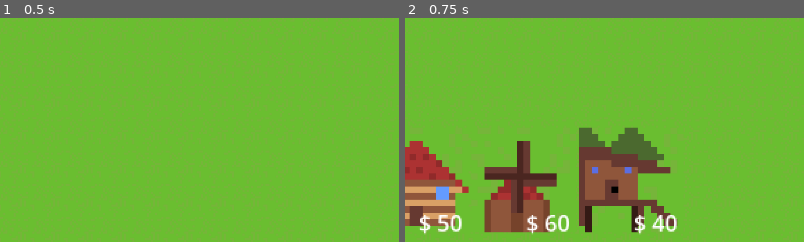
Above: before the commit, frames 1-2 (left to right).
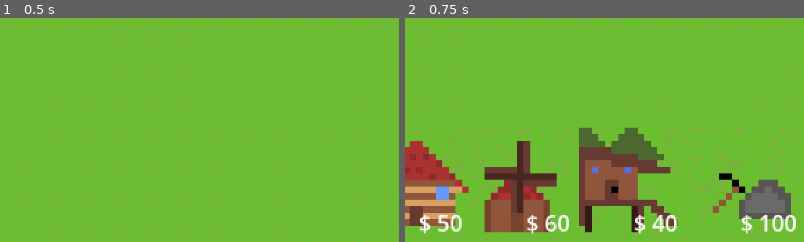
Above: after the commit, the same moments.

Repository: Dev-Karol1111/village
Game: Godot game, scene res://scenes/map.tscn
Same seed, same stepped clock (60 frames per second), same inputs: the game is played once before the commit and once after it.
Inputs (mouse positions are % of the whole screen's width and height, from its top left):
- Up to frame 1 (0.5 s): no input
- Up to frame 2 (0.75 s): click (93, 11) at 0.5 s
The pictures show only the part of the screen within x 20-70%, y 50-100%; the shares and areas given below are measured in that part.

Frame 1 is identical in both runs. In frame 2, 2.7% of the frame differs, in the area x 76-98%, y 69-97%.

Commit message:
add mine

Diff:
--- a/Builds/buildsList.tres
+++ b/Builds/buildsList.tres
@@ -6,10 +6,11 @@
 [ext_resource type="Resource" uid="uid://dik053hq0ols3" path="res://Builds/house.tres" id="3_o5stl"]
 [ext_resource type="Resource" uid="uid://dawawu23tbhfx" path="res://Builds/lumberjack.tres" id="3_tqkvp"]
 [ext_resource type="Resource" uid="uid://mi7726j4eid3" path="res://Builds/mill.tres" id="4_jj75n"]
+[ext_resource type="Resource" uid="uid://b477cup162klk" path="res://Builds/mine.tres" id="4_scyvr"]
 [ext_resource type="Script" uid="uid://bdlax846wpf2t" path="res://scripts/ItemList.gd" id="4_tqkvp"]
 
 [resource]
 script = ExtResource("4_tqkvp")
 transport = Array[ExtResource("1_bkfmt")]([ExtResource("2_jj75n")])
 builds = Array[ExtResource("1_bkfmt")]([ExtResource("3_o5stl")])
-bettings = Array[ExtResource("1_o5stl")]([ExtResource("4_jj75n"), ExtResource("3_tqkvp")])
+bettings = Array[ExtResource("1_o5stl")]([ExtResource("4_jj75n"), ExtResource("3_tqkvp"), ExtResource("4_scyvr")])
--- /dev/null
+++ b/Builds/mine.tres
@@ -0,0 +1,25 @@
+[gd_resource type="Resource" script_class="BettingBase" load_steps=6 format=3 uid="uid://b477cup162klk"]
+
+[ext_resource type="Texture2D" uid="uid://bd0o121am4iuj" path="res://assets/titleset.png" id="1_btysg"]
+[ext_resource type="Script" uid="uid://bam7get7v1om5" path="res://scripts/product_base.gd" id="2_c843u"]
+[ext_resource type="Script" uid="uid://cp850ln8fgsvp" path="res://scripts/betting_base.gd" id="3_6tjtf"]
+[ext_resource type="Resource" uid="uid://vgb81ew8dnxx" path="res://resources/products/stone.tres" id="3_c843u"]
+
+[sub_resource type="AtlasTexture" id="AtlasTexture_bc7so"]
+atlas = ExtResource("1_btysg")
+region = Rect2(16, 16, 16, 16)
+
+[resource]
+script = ExtResource("3_6tjtf")
+output_products = Dictionary[ExtResource("2_c843u"), int]({
+ExtResource("3_c843u"): 3
+})
+product_time = 5
+need_workers = 1
+name = "Mine"
+game_texture_tileset_x = 1
+game_texture_tileset_y = 1
+edit_texture = SubResource("AtlasTexture_bc7so")
+price = 100
+type = "bettings"
+metadata/_custom_type_script = "uid://cp850ln8fgsvp"
--- /dev/null
+++ b/resources/products/stone.tres
@@ -0,0 +1,8 @@
+[gd_resource type="Resource" script_class="ProductBase" load_steps=2 format=3 uid="uid://vgb81ew8dnxx"]
+
+[ext_resource type="Script" uid="uid://bam7get7v1om5" path="res://scripts/product_base.gd" id="1_5w36n"]
+
+[resource]
+script = ExtResource("1_5w36n")
+name = "stone"
+metadata/_custom_type_script = "uid://bam7get7v1om5"
--- a/scenes/map.tscn
+++ b/scenes/map.tscn
@@ -15,6 +15,7 @@
 0:3/0 = 0
 3:0/0 = 0
 0:1/0 = 0
+1:1/0 = 0
 
 [sub_resource type="TileSet" id="TileSet_paxxb"]
 sources/0 = SubResource("TileSetAtlasSource_4xfga")
Not shown: 1 places in Builds/buildsList.tres that only renumber resources
Binary file changed: assets/titleset.png
